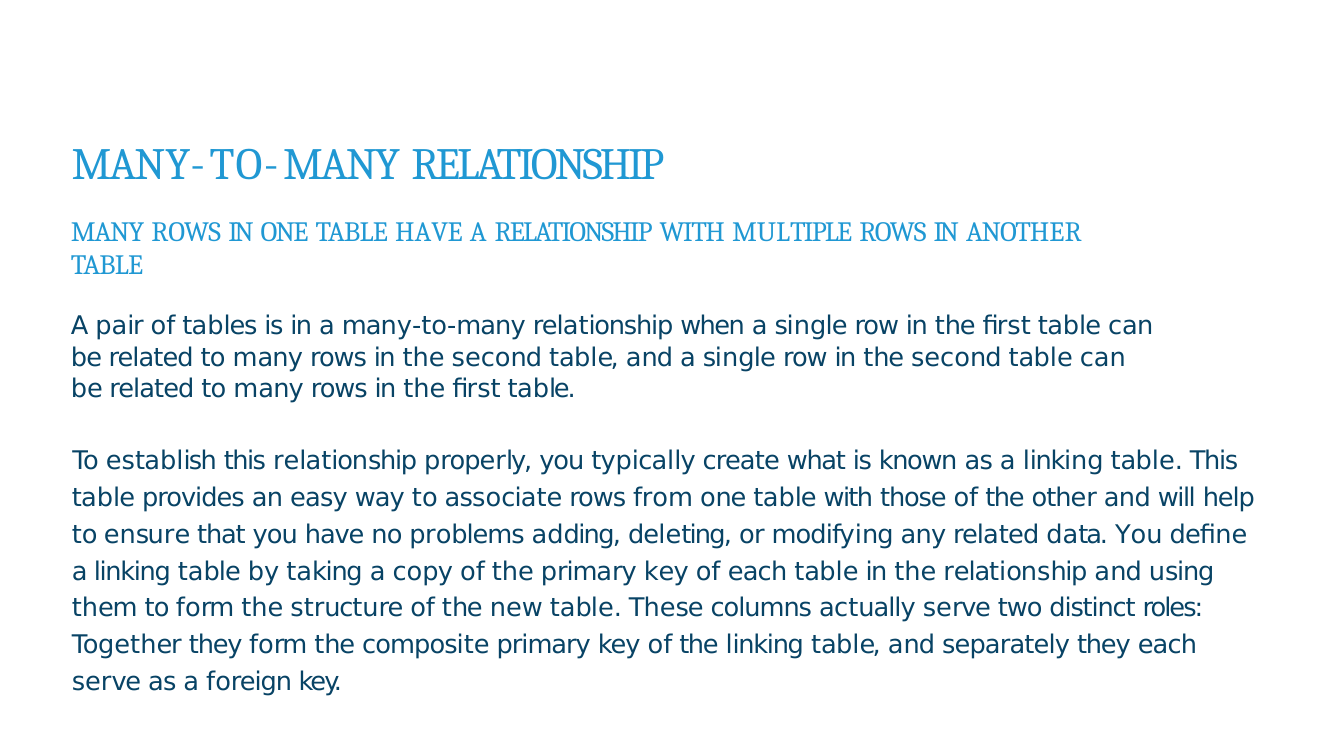
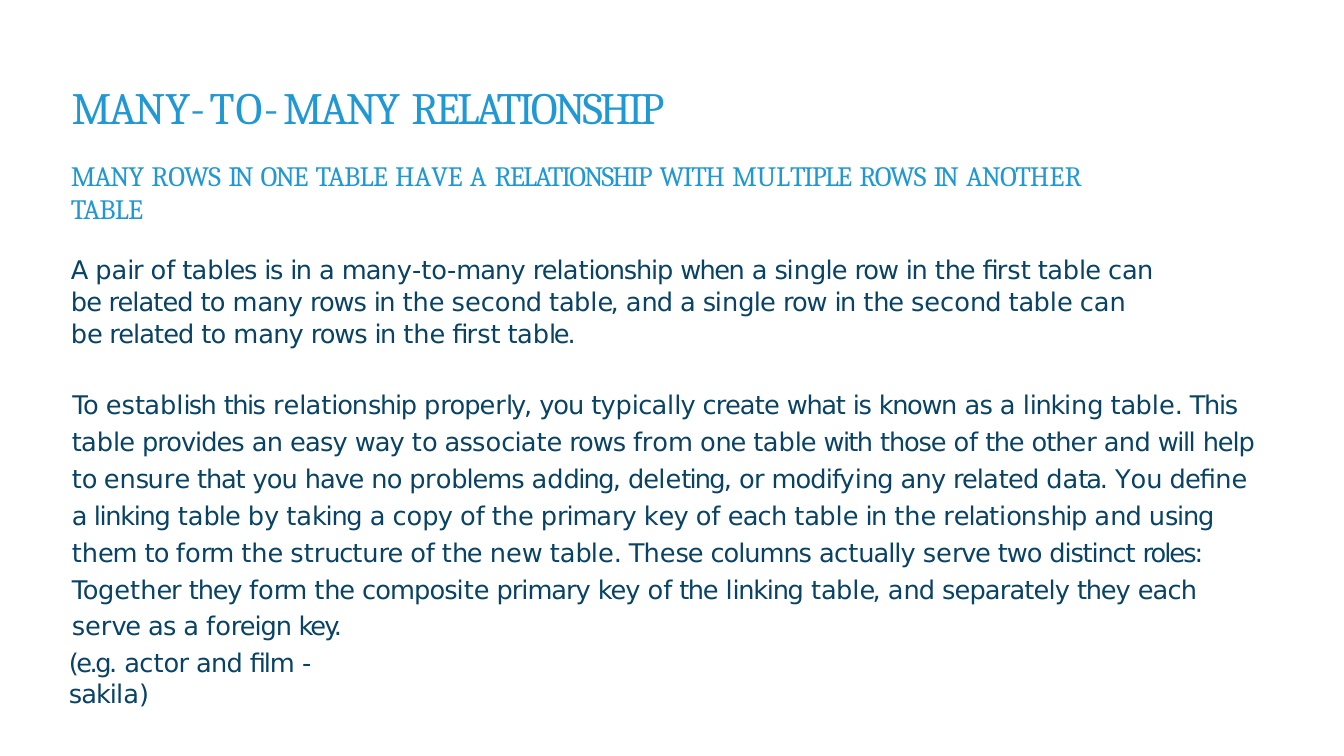
Before and after one commit to itua1293/w3-nbs, a slide deck: slide 38 of D1/W3 D1D2 SQL.pptx (slide 37 before the commit). Drawn at 1344x756 pixels with LibreOffice and Linux fonts; fonts in the diff are those of the drawing. Boxes give left, top, right and bottom in pixels: in the first picture for what was removed or moved away, otherwise in the second. Text is boxed around its words. In the diff, an @@ line names an element or a change of style, - is before the commit and + after.

Commit message:
editing sql slides

```diff
--- a/D1/W3 D1D2 SQL.pptx
+++ b/D1/W3 D1D2 SQL.pptx
@@ title "MANY-TO-MANY RELATIONSHIP": place and size @@
-title "MANY-TO-MANY RELATIONSHIP" at [72, 148, 664, 180]
+title "MANY-TO-MANY RELATIONSHIP" at [72, 93, 664, 125]
@@ text "MANY ROWS IN ONE TABLE ...": place and size @@
-text "MANY ROWS IN ONE TABLE ..." at [71, 222, 1255, 696]
+text "MANY ROWS IN ONE TABLE ..." at [71, 167, 1255, 641]
@@ text added at [69, 652, 295, 707], 27.5 pt, text #084365 @@
+(e.g. actor and film - sakila)
```
Also in this commit, not shown: 3 other slides changed.
